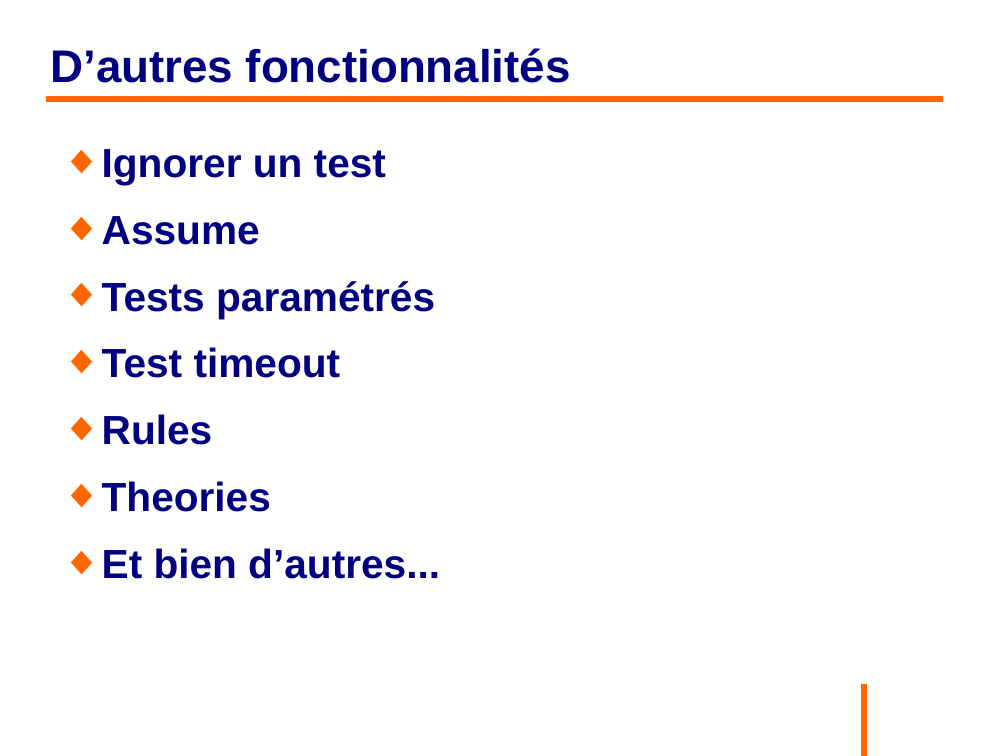
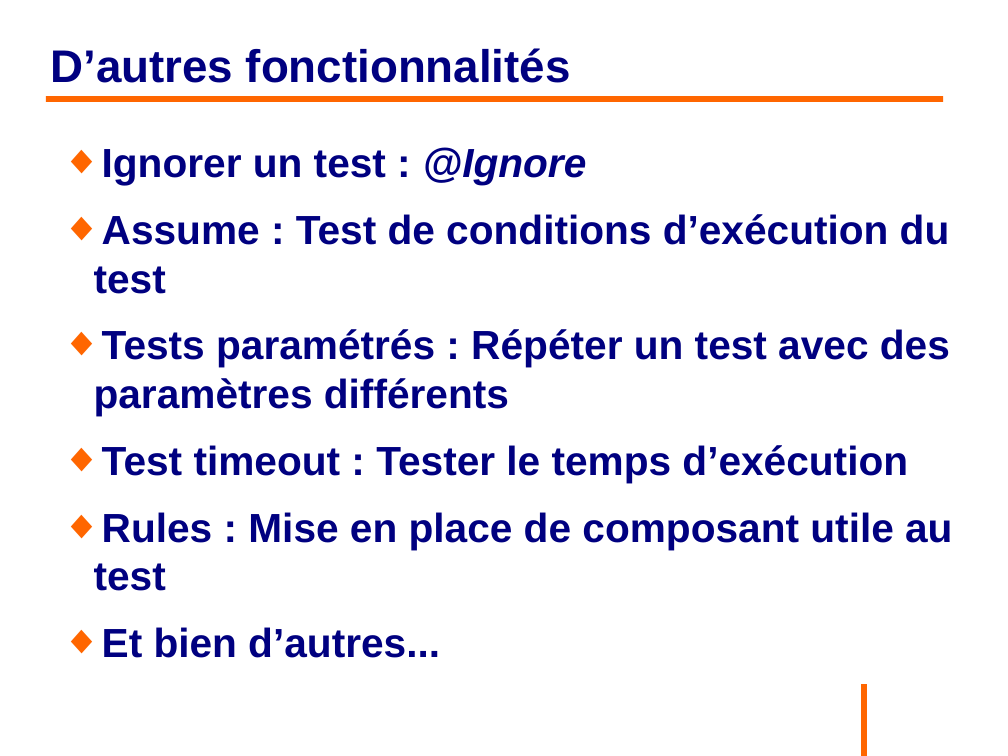
Before and after one commit to philphils/tests-unitaires-et-moins-unitaires, a slide deck: slide 30 of tests-unitaires-cours/nouveauDiapo/diapo_tests_unitaires.odp. Drawn at 1008x756 pixels with LibreOffice and Linux fonts; fonts in the diff are those of the drawing; background and template pictures are left out. Boxes give left, top, right and bottom in pixels: in the first picture for what was removed or moved away, otherwise in the second. Text is boxed around its words. In the diff, an @@ line names an element or a change of style, - is before the commit and + after.

```diff
--- a/tests-unitaires-cours/nouveauDiapo/diapo_tests_unitaires.odp
+++ b/tests-unitaires-cours/nouveauDiapo/diapo_tests_unitaires.odp
@@ text at (94, 147, 952, 591): text changed @@
-◆ Ignorer un test
-◆ Assume
-◆ Tests paramétrés
-◆ Test timeout
-◆ Rules
-◆ Theories
+◆ Ignorer un test : @Ignore
+◆ Assume : Test de conditions d’exécution du test
+◆ Tests paramétrés : Répéter un test avec des paramètres différents
+◆ Test timeout : Tester le temps d’exécution
+◆ Rules : Mise en place de composant utile au test
```
Also in this commit, not shown: 25 other slides changed.
